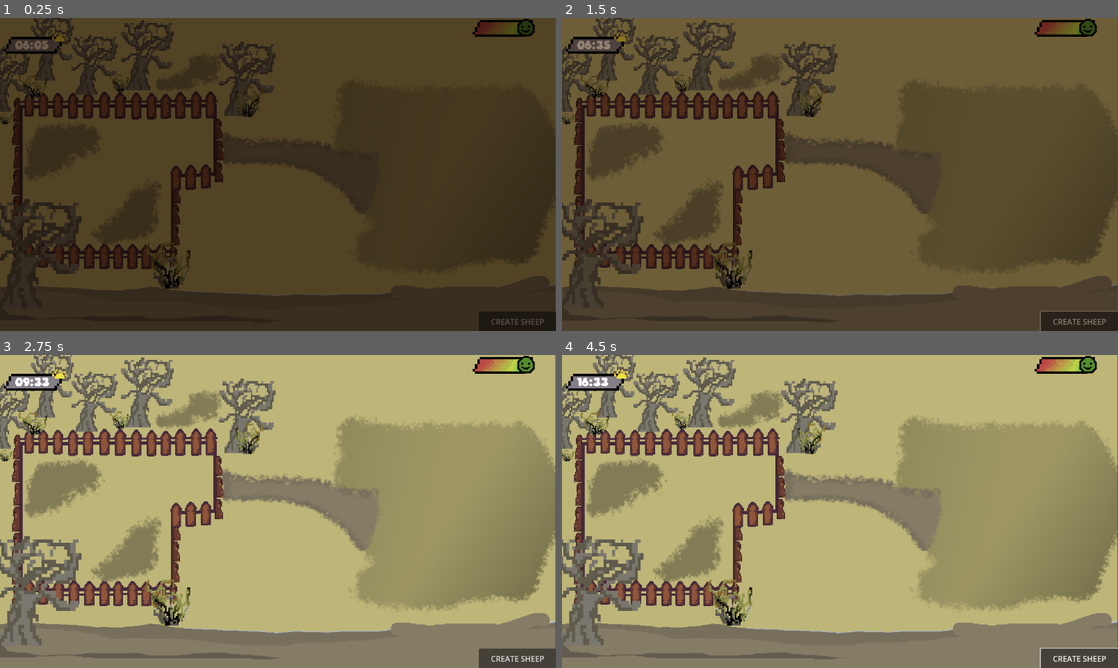
Above: before the commit, frames 1-4 (two rows, left to right).
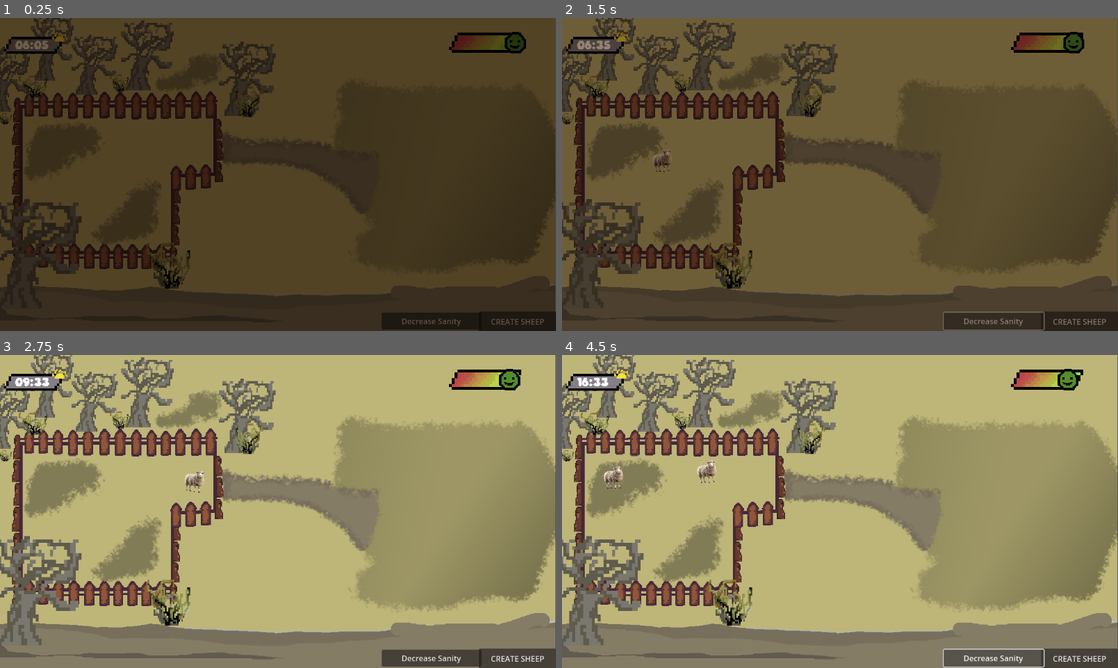
Above: after the commit, the same moments.

Repository: beepboop32/Farm-Jam-2025
Game: Godot game, scene res://Scenes/MainScene.tscn
The game is run twice, just before and just after one commit, with the same random seed, the same clock (stepped at 60 frames per second) and the same inputs.
Inputs (mouse positions are in pixels of both pictures, inside the frame that each line leads up to):
- Up to frame 1 (0.25 s): no input
- Up to frame 2 (1.5 s): click "CREATE SHEEP" at 0.5 s; click (995, 321) at 1.25 s, where only the run after the commit has a clickable "Decrease Sanity"
- Up to frame 3 (2.75 s): click (33, 380) at 2 s
- Up to frame 4 (4.5 s): click (595, 380) at 2.75 s; click "CREATE SHEEP" at 3.5 s; click (995, 658) at 4.25 s, where only the run after the commit has a clickable "Decrease Sanity"

The runs differ from the first frame. In frame 1, 1.7% of the frame differs, in the area x 68-97%, y 0-100%; in frame 2, 2.0%; in frame 3, 2.3%; in frame 4, 2.5%, in the area x 7-100%, y 0-100%.

Commit message:
Sanity System start

Diff:
--- a/farm-jam/Scenes/MainScene.tscn
+++ b/farm-jam/Scenes/MainScene.tscn
@@ -1,13 +1,16 @@
-[gd_scene load_steps=17 format=3 uid="uid://bprghqf4qb5rb"]
+[gd_scene load_steps=20 format=3 uid="uid://bprghqf4qb5rb"]
 
 [ext_resource type="Script" uid="uid://b5nvsdnlnpgvi" path="res://Scripts/main_scene.gd" id="1_tr2i4"]
 [ext_resource type="Texture2D" uid="uid://dqxlanv3klap3" path="res://Assets/Sprites/pixelart/farmScene.png" id="2_qxria"]
 [ext_resource type="Texture2D" uid="uid://dasgkix1rstcy" path="res://Assets/Sprites/pixelart/timeProgressBar.png" id="3_y4jh7"]
 [ext_resource type="FontFile" uid="uid://06ad2pstj334" path="res://Assets/Daydream.ttf" id="4_q68mp"]
 [ext_resource type="Texture2D" uid="uid://bkbd4y6wdsolk" path="res://Assets/Sprites/pixelart/sun.png" id="5_f140w"]
+[ext_resource type="Script" uid="uid://kh01asdlfrpt" path="res://Scripts/SanityBar.gd" id="6_0iob3"]
 [ext_resource type="Texture2D" uid="uid://bnv6oc7shgdpt" path="res://Assets/Sprites/pixelart/sanityMeter.png" id="6_q68mp"]
+[ext_resource type="Texture2D" uid="uid://y7kt2wy2my0c" path="res://Assets/Sprites/pixelart/sadSanity.png" id="7_8ju71"]
 [ext_resource type="Texture2D" uid="uid://n4m3fkvrfpek" path="res://Assets/Sprites/pixelart/happySanity.png" id="7_f140w"]
-[ext_resource type="Script" uid="uid://c1apamy5jl4cu" path="res://Scripts/button.gd" id="8_f140w"]
+[ext_resource type="Script" uid="uid://c1apamy5jl4cu" path="res://Scripts/SheepCreate.gd" id="8_f140w"]
+[ext_resource type="Texture2D" uid="uid://cbtv3e7butlam" path="res://Assets/Sprites/pixelart/midSanity.png" id="8_xb4mg"]
 [ext_resource type="PackedScene" uid="uid://c2tq7thewar7n" path="res://Scenes/SheepScene.tscn" id="9_0iob3"]
 
 [sub_resource type="LabelSettings" id="LabelSettings_tr2i4"]
@@ -105,28 +108,40 @@
 shape = SubResource("RectangleShape2D_4b75m")
 
 [node name="Insanity Stuff" type="Node2D" parent="."]
+script = ExtResource("6_0iob3")
+lowSanityTexture = ExtResource("7_8ju71")
+midSanityTexture = ExtResource("8_xb4mg")
+highSanityTexture = ExtResource("7_f140w")
 
 [node name="SanityMeter" type="Sprite2D" parent="Insanity Stuff"]
-position = Vector2(1044, 19)
-scale = Vector2(5, 5)
+position = Vector2(1008, 48)
+scale = Vector2(6, 6)
 texture = ExtResource("6_q68mp")
 
-[node name="Sanity Face" type="Sprite2D" parent="Insanity Stuff"]
-position = Vector2(1090, 20)
-scale = Vector2(2, 2)
+[node name="Sanity Face" type="Sprite2D" parent="Insanity Stuff/SanityMeter"]
+position = Vector2(10, 0.5)
+scale = Vector2(0.4, 0.4)
 texture = ExtResource("7_f140w")
 
-[node name="Button" type="Button" parent="." node_paths=PackedStringArray("spawn_point")]
+[node name="CreateSheep" type="Button" parent="." node_paths=PackedStringArray("spawnPoint")]
 offset_left = 992.0
 offset_top = 608.0
 offset_right = 1153.0
 offset_bottom = 650.0
 text = "CREATE SHEEP"
 script = ExtResource("8_f140w")
-sheep_scene = ExtResource("9_0iob3")
-spawn_point = NodePath("../Spawn Point")
+sheepScene = ExtResource("9_0iob3")
+spawnPoint = NodePath("../Spawn Point")
 
 [node name="Spawn Point" type="Node2D" parent="."]
 position = Vector2(208, 343)
 
+[node name="Decrease Sanity" type="Button" parent="."]
+offset_left = 791.0
+offset_top = 610.0
+offset_right = 998.0
+offset_bottom = 645.0
+text = "Decrease Sanity"
+
 [connection signal="pressed" from="Time Stuff/Time Progress Bar" to="." method="_on_time_button_pressed"]
+[connection signal="pressed" from="Decrease Sanity" to="." method="_on_decrease_sanity_pressed"]
--- /dev/null
+++ b/farm-jam/Scripts/SanityBar.gd
@@ -0,0 +1,68 @@
+extends Node2D
+
+@export var dotMinX := -10.0
+@export var dotMaxX := 10.0
+@export var slideSpeed := 5.0
+@export var fadeSpeed := 4.0  # Higher = faster fade
+
+@export var lowSanityTexture: Texture2D
+@export var midSanityTexture: Texture2D
+@export var highSanityTexture: Texture2D
+
+@onready var dot := $"SanityMeter/Sanity Face"
+
+var currentX := 0.0
+var currentCategory := ""
+var fadeOut := false
+var fadeIn := false
+
+func _ready() -> void:
+	currentX = lerp(dotMinX, dotMaxX, clamp(Global.sanity, 0.0, 1.0))
+	dot.position.x = currentX
+	currentCategory = _getCategory(Global.sanity)
+	dot.texture = _getTexture(currentCategory)
+	dot.modulate.a = 1.0
+
+func _process(delta: float) -> void:
+	# Move dot smoothly
+	var targetX = lerp(dotMinX, dotMaxX, clamp(Global.sanity, 0.0, 1.0))
+	currentX = lerp(currentX, targetX, delta * slideSpeed)
+	dot.position.x = currentX
+
+	# Update texture with fade
+	_updateDotTexture(delta)
+
+func _getCategory(sanity: float) -> String:
+	if sanity < 0.34:
+		return "low"
+	elif sanity < 0.67:
+		return "mid"
+	else:
+		return "high"
+
+func _getTexture(category: String) -> Texture2D:
+	match category:
+		"low": return lowSanityTexture
+		"mid": return midSanityTexture
+		"high": return highSanityTexture
+	return null
+
+func _updateDotTexture(delta: float) -> void:
+	var sanity = clamp(Global.sanity, 0.0, 1.0)
+	var newCategory = _getCategory(sanity)
+
+	if newCategory != currentCategory and not fadeOut and not fadeIn:
+		fadeOut = true
+
+	if fadeOut:
+		dot.modulate.a = max(dot.modulate.a - delta * fadeSpeed, 0.0)
+		if dot.modulate.a <= 0.0:
+			dot.texture = _getTexture(newCategory)
+			currentCategory = newCategory
+			fadeOut = false
+			fadeIn = true
+
+	elif fadeIn:
+		dot.modulate.a = min(dot.modulate.a + delta * fadeSpeed, 1.0)
+		if dot.modulate.a >= 1.0:
+			fadeIn = false
--- a/farm-jam/Scripts/SheepLogic.gd
+++ b/farm-jam/Scripts/SheepLogic.gd
@@ -21,7 +21,7 @@
 
 func _process(delta: float) -> void:
 	if moving:
-		var currentSpeed = speed * Global.speed_multiplier
+		var currentSpeed = speed * Global.speedMultiplier
 		velocity.x = direction.x * currentSpeed
 		move_and_slide()
 
@@ -54,7 +54,7 @@
 
 func _physics_process(delta: float) -> void:
 	if moving:
-		var currentSpeed = speed * Global.speed_multiplier
+		var currentSpeed = speed * Global.speedMultiplier
 		var collision = move_and_collide(direction * currentSpeed * delta)
 		if collision:
 			var normal = collision.get_normal()
--- a/farm-jam/Scripts/global.gd
+++ b/farm-jam/Scripts/global.gd
@@ -5,7 +5,7 @@
 @export var duskHour := 20
 @export var darknessStartHour := 18
 @export var lightStartHour := 8
-
+var sanity : float = 1.0
 var timeSpeedMultiplier := 1.0
 var skippingToDusk := false
 var totalMinutes: float = 6 * 60
--- a/farm-jam/Scripts/main_scene.gd
+++ b/farm-jam/Scripts/main_scene.gd
@@ -3,3 +3,7 @@
 
 func _on_time_button_pressed() -> void:
 	Global.skipCycle()
+
+
+func _on_decrease_sanity_pressed() -> void:
+	Global.sanity -= 0.1
Not shown, added: farm-jam/Scripts/SanityBar.gd.uid
Renamed: farm-jam/Scripts/button.gd -> farm-jam/Scripts/SheepCreate.gd
Renamed: farm-jam/Scripts/button.gd.uid -> farm-jam/Scripts/SheepCreate.gd.uid
